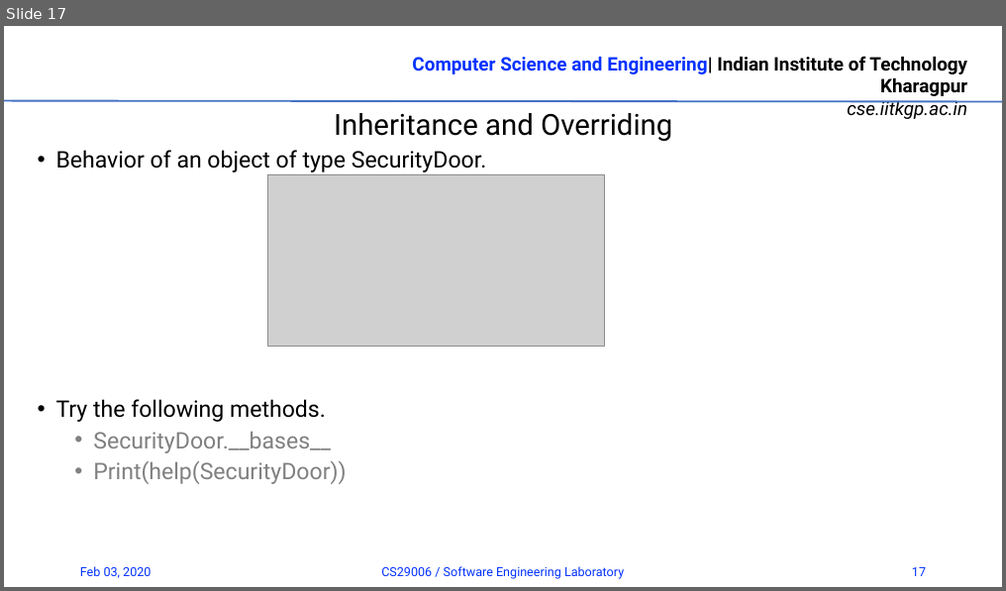
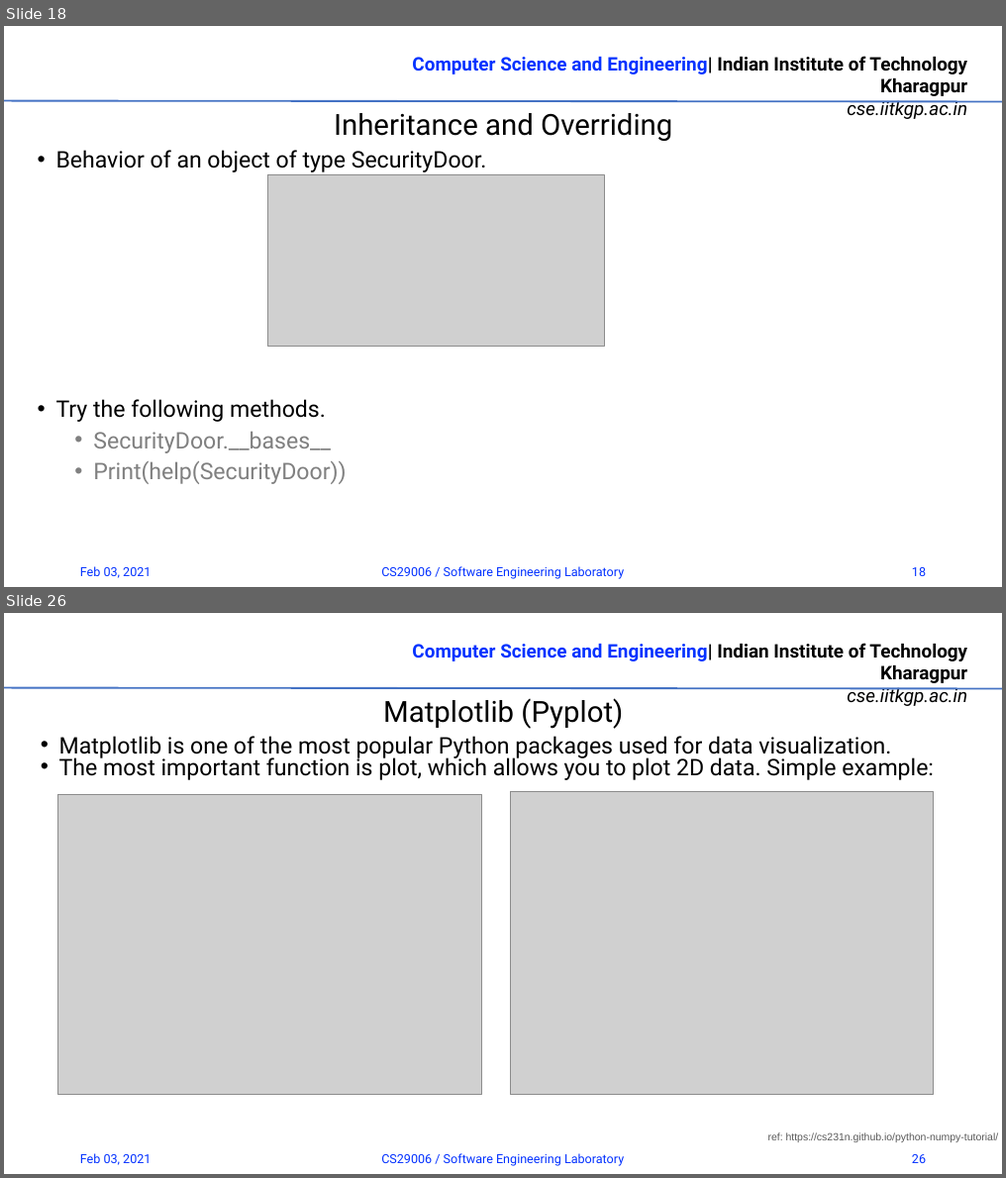
Before and after one commit to rrohit2901/CS29006_SW_Lab_Spr2021, a slide deck: 01_Introduction.pptx. Shown one above the other, each under a label of ours: slide 17 before the commit, slides 18 and 26 after it; the slides between them are not shown. The pictures are 1006x591 and 1006x1178 pixels, drawn with LibreOffice and Linux fonts; fonts in the diff are those of the drawing; grey boxes stand for pictures; background and template pictures are left out. Boxes give left, top, right and bottom in pixels: in the first picture for what was removed or moved away, otherwise in the second. Text is boxed around its words. In the diff, an @@ line names an element or a change of style, - is before the commit and + after.

```diff
--- a/01_Introduction.pptx
+++ b/01_Introduction.pptx
@@ slide 26 added at (x1=4, y1=613, x2=1002, y2=1174), background #FFFFFF; not listed: 2 template elements that a slide beside it also shows @@
@@ text added at (x1=383, y1=698, x2=623, y2=729), 28 pt, text #000000 @@
+Matplotlib (Pyplot)
@@ text added at (x1=59, y1=736, x2=934, y2=780), 22 pt, text #000000 @@
+• Matplotlib is one of the most popular Python packages used for data visualization.
+• The most important function is plot, which allows you to plot 2D data. Simple example:
@@ picture added at (x1=57, y1=794, x2=481, y2=1094) @@
@@ picture added at (x1=510, y1=791, x2=934, y2=1095) @@
@@ text added at (x1=768, y1=1133, x2=999, y2=1143), 10 pt, text #595959 @@
+ref: https://cs231n.github.io/python-numpy-tutorial/
@@ text added at (x1=80, y1=1154, x2=151, y2=1165), 12 pt, text #0432FF @@
+Feb 03, 2021
@@ text added at (x1=381, y1=1154, x2=624, y2=1166), 12 pt, text #0432FF @@
+CS29006 / Software Engineering Laboratory
@@ page number added at (x1=912, y1=1155, x2=926, y2=1163), 12 pt, text #0432FF @@
+26
@@ what was slide 17 is now slide 18 @@
@@ slide 18 changed as well @@
@@ text at (x1=80, y1=567, x2=151, y2=578): text changed @@
-Feb 03, 2020
+Feb 03, 2021
@@ page number at (x1=912, y1=568, x2=926, y2=576): text changed @@
-17
+18
```
Also in this commit, not shown: 16 other slides changed, 14 other slides added.
